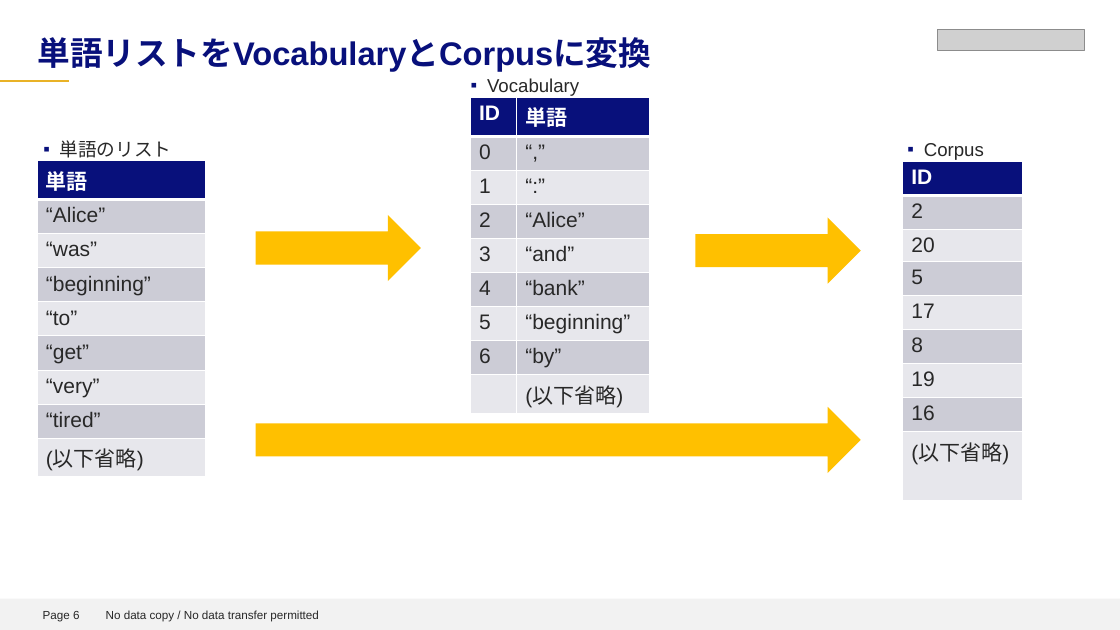
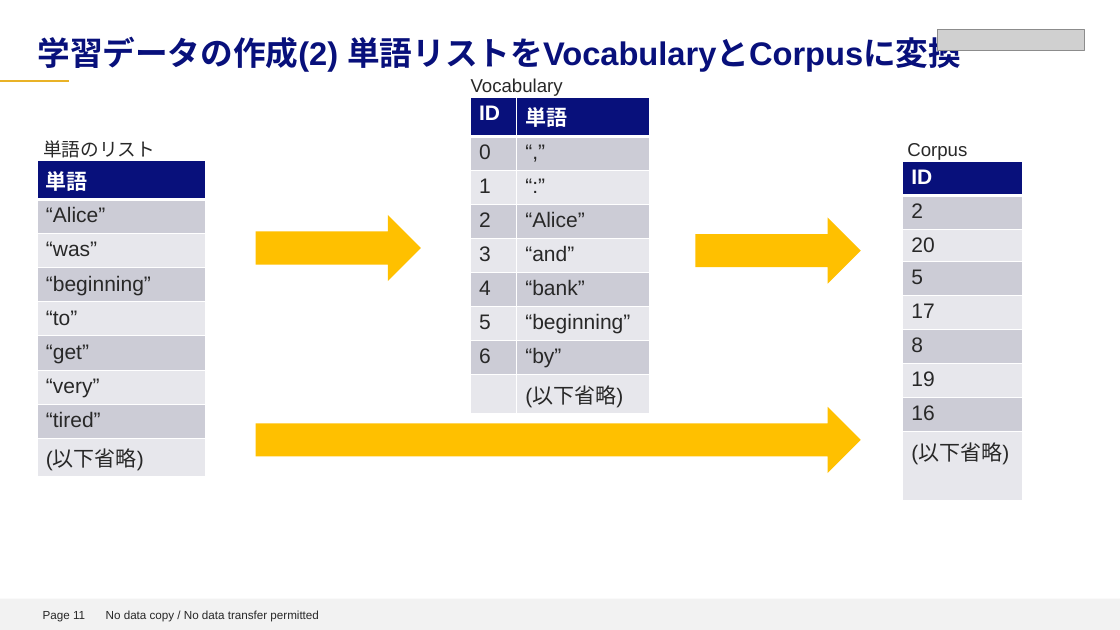
Before and after one commit to sunday-robot/DeepLerningKot, a slide deck: slide 11 of word2vecの紹介.pptx (slide 6 before the commit). Drawn at 1120x630 pixels with LibreOffice and Linux fonts; fonts in the diff are those of the drawing; grey boxes stand for pictures; background and template pictures are left out. Boxes give left, top, right and bottom in pixels: in the first picture for what was removed or moved away, otherwise in the second. Text is boxed around its words. In the diff, an @@ line names an element or a change of style, - is before the commit and + after.

```diff
--- a/word2vecの紹介.pptx
+++ b/word2vecの紹介.pptx
@@ title at <box>37,32,961,72</box>: text changed @@
-単語リストをVocabularyとCorpusに変換
+学習データの作成(2) 単語リストをVocabularyとCorpusに変換
@@ bullet ▪ to none in 3 elements at <box>43,140,155,162</box>, <box>471,78,563,96</box>, <box>907,143,967,160</box> @@
@@ page number at <box>43,611,85,622</box>: text changed @@
-Page 6
+Page 11
```
Also in this commit, not shown: 5 other slides changed, 6 slides added, 1 other file.
